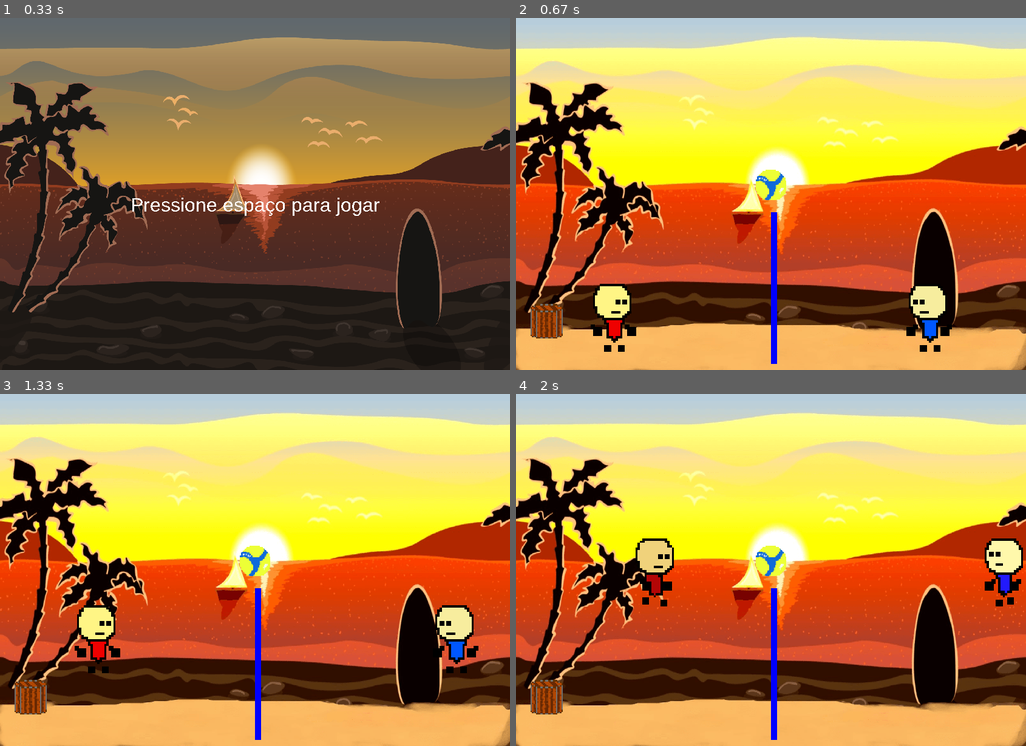
Above: before the commit, frames 1-4 (two rows, left to right).
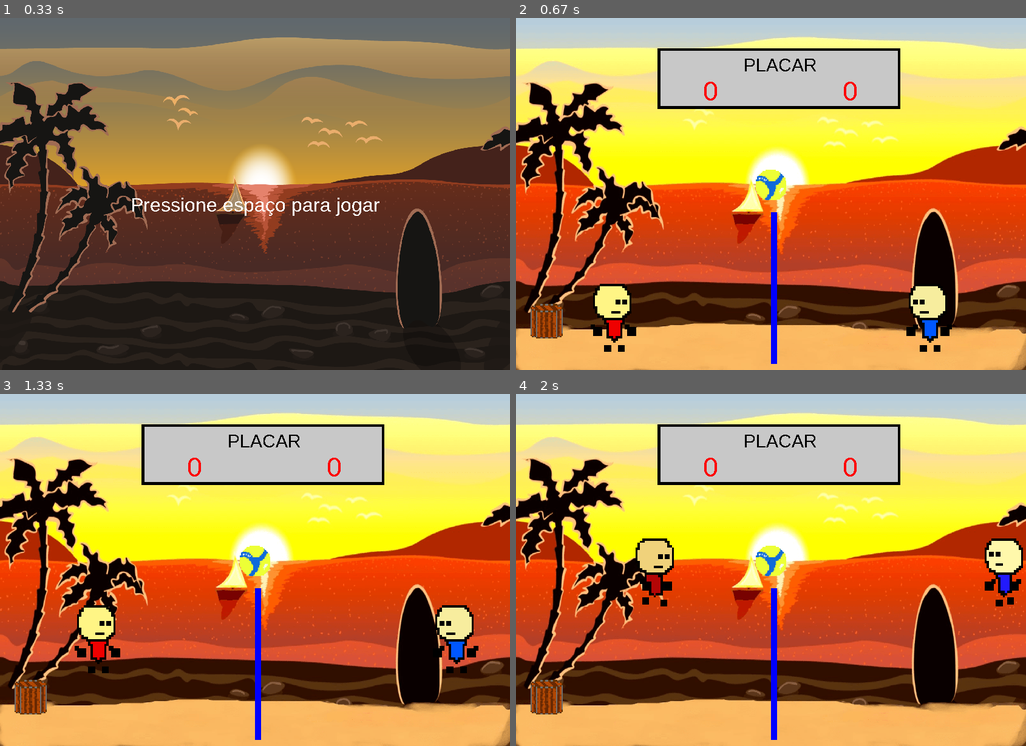
Above: after the commit, the same moments.

Repository: luiskeyd/volei-pygame
Game: pygame game, started from jogo.py
Two runs of this game, one before a commit and one after it. Both use one fixed random seed, a clock stepped at 60 frames per second and the inputs below.
Inputs:
- Up to frame 1 (0.33 s): no input
- Up to frame 2 (0.67 s): tap Space at 0.33 s
- Up to frame 3 (1.33 s): hold Right 0.67-1.13 s; hold Up from 1.17 s (still down); hold W from 1.17 s (still down)
- Up to frame 4 (2 s): release Up at 1.47 s; release W at 1.47 s; hold Right 1.5-1.97 s; hold D 1.5-1.97 s

Frame 1 is identical in both runs. In frame 2, 8.2% of the frame differs, in the area x 27-76%, y 8-26%; in frame 3, 8.2%; in frame 4, 8.2%.

Commit message:
add do placar

Diff:
--- a/jogo.py
+++ b/jogo.py
@@ -26,12 +26,14 @@
         #inicializacao das sprites
         self.todas_as_sprites = pygame.sprite.Group() # carrega todas as sprites
         self.rede_sprite = pygame.sprite.Group()
+        self.bola_sprite = pygame.sprite.Group()
         self.jogador1 = sist_players.Jogador(1) # sprites do jogador 1
         self.jogador2 = sist_players.Jogador(2) # sprites do jogador 2
         self.bola = sist_bola.Bola() # sprite da bola
         self.rede = sist_rede.Rede(constantes.AZUL,10, constantes.TAMANHO_REDE, (constantes.LARGURA//2, 320))
         self.rede_sprite.add(self.rede)
-        self.todas_as_sprites.add(self.bola)
+        self.bola_sprite.add(self.bola)
+        #self.todas_as_sprites.add(self.bola)
         self.todas_as_sprites.add(self.jogador1)
         self.todas_as_sprites.add(self.jogador2) # add de todas as sprites na lista
         self.rodar()
@@ -47,8 +49,8 @@
             self.jogador2.movimento(2)
             self.jogador1.pular(1)
             self.jogador2.pular(2)
-            self.jogador1.colide(self.rede_sprite)
-            self.jogador2.colide(self.rede_sprite)
+            self.jogador1.colide(self.rede_sprite, self.bola_sprite)
+            self.jogador2.colide(self.rede_sprite, self.bola_sprite)
             self.atualizar_sprites()
             self.desenhar_sprites()
 
@@ -71,6 +73,8 @@
         self.tela.fill(constantes.PRETO) # limpa a tela
         self.imagem_de_game_play()# desenha a tela de funda da game play
         self.BARRIO() # desenha um 'BARRRRRIIIIIIIIIO'
+        self.Placar()
+        self.bola_sprite.draw(self.tela)
         self.rede_sprite.draw(self.tela) # desenha a rede
         self.todas_as_sprites.draw(self.tela) #faz oq a função fala
         pygame.display.flip() # atualiza a tela a cada frame
@@ -128,11 +132,20 @@
         self.rect.midtop = (50,460)
         self.tela.blit(self.barrio, self.rect)
 
+    def Placar(self):
+
+        self.placar_jogador1 = constantes.PLACAR_JOGADOR1
+        self.placar_jogador2 = constantes.PLACAR_JOGADOR2
+        self.placar_exterior = pygame.draw.rect(self.tela,(constantes.PRETO), [233,50,400,100], 5)
+        self.placar_interior = pygame.draw.rect(self.tela,(constantes.CINZA), [238,54,391,91], 0)
+        self.mostrar_texto('PLACAR',30,constantes.PRETO, 435,60 )
+        self.mostrar_texto(f'{self.placar_jogador1}',45, constantes.VERMELHO,320, 95)
+        self.mostrar_texto(f'{self.placar_jogador2}',45, constantes.VERMELHO,550, 95)
+
+
 
     def mostrar_tela_final(self):
         pass
-
-
 
 
 
--- a/sist_bola.py
+++ b/sist_bola.py
@@ -14,3 +14,6 @@
         self.image = pygame.transform.scale(self.image,(50,50))
         self.rect= self.image.get_rect()
         self.rect.midtop = (constantes.LARGURA//2, 250)
+
+    def movimento_bola(self):
+        oi_tudo_bem = 8
--- a/sist_players.py
+++ b/sist_players.py
@@ -93,13 +93,16 @@
             self.animar=True
 
 
-    def colide(self, rede):
-        colisao = pygame.sprite.spritecollide(self, rede, False)
-        for i in colisao:
+    def colide(self, rede,bola):
+        colisao_rede = pygame.sprite.spritecollide(self, rede, False)
+        colisao_bola = pygame.sprite.spritecollide(self, bola, False)
+        for i in colisao_rede:
                 if self.rect.colliderect(i):
                     self.rect.x -= 5
                 if self.rect.colliderect(i):
                     self.rect.x +=10
+
+
 
 
     def pular(self, player):
